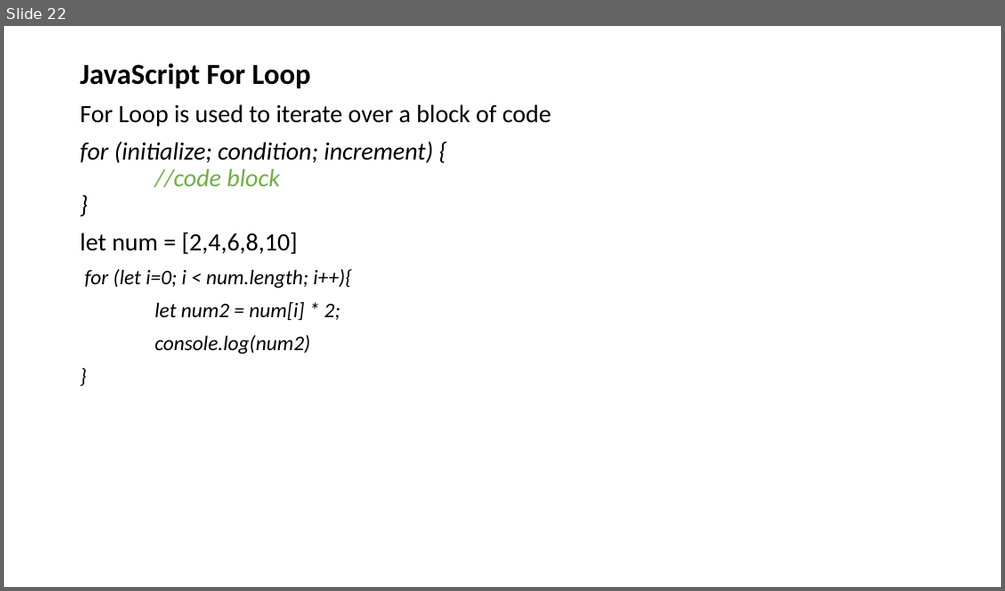
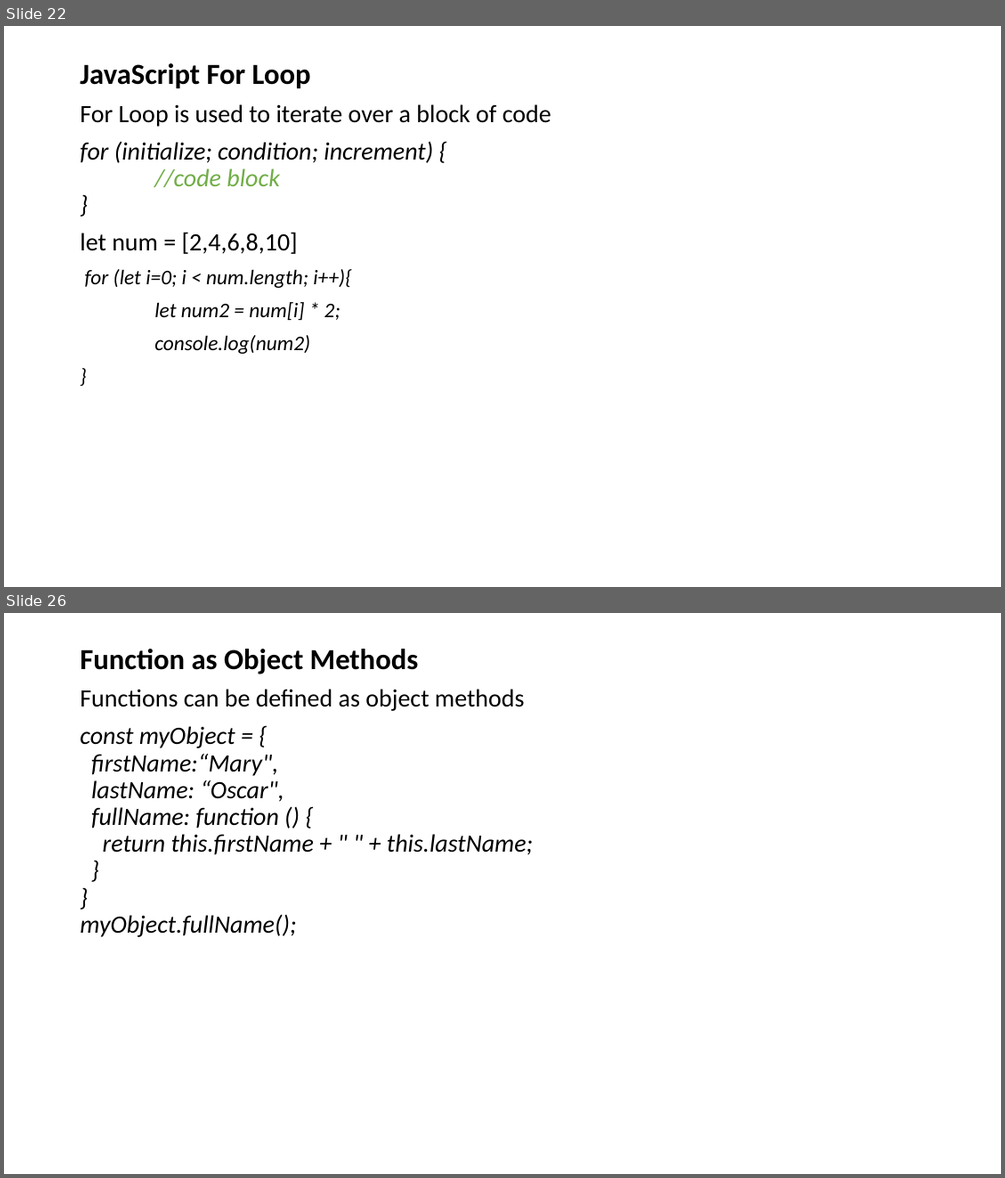
Before and after one commit to adeakinwe/AcademyFourPointZero, a slide deck: xx/lecture2/javascript/javascript.pptx. Shown one above the other, each under a label of ours: slide 22 before the commit, slides 22 and 26 after it; the slides between them are not shown. The pictures are 1005x591 and 1005x1178 pixels, drawn with LibreOffice and Linux fonts; fonts in the diff are those of the drawing. Boxes give left, top, right and bottom in pixels: in the first picture for what was removed or moved away, otherwise in the second. Text is boxed around its words. In the diff, an @@ line names an element or a change of style, - is before the commit and + after.

Commit message:
function

```diff
--- a/xx/lecture2/javascript/javascript.pptx
+++ b/xx/lecture2/javascript/javascript.pptx
@@ slide 26 added at <box>4,613,1001,1174</box>, background #FFFFFF @@
@@ text added at <box>80,649,533,937</box>, 24 pt, text #000000, italic @@
+Function as Object Methods
+Functions can be defined as object methods
+const myObject = {
+firstName:“Mary",
+lastName: “Oscar",
+fullName: function () {
+return this.firstName + " " + this.lastName;
+}
+}
+myObject.fullName();
```
Also in this commit, not shown: 3 other slides added, 1 other file.
